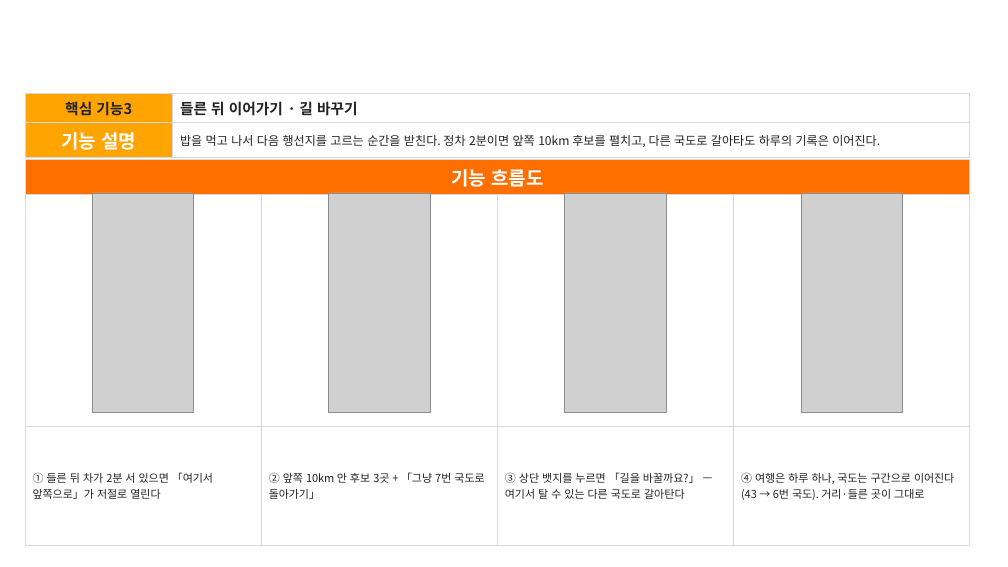
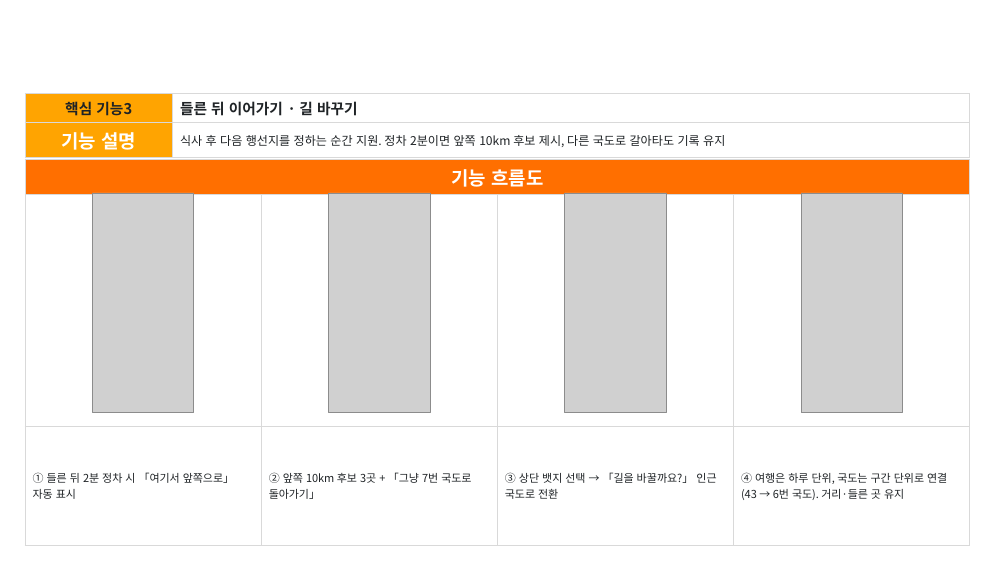
Before and after one commit to Hyee0ne/p-trip, a slide deck: slide 7 of docs/기능설명서_P의여행.pptx. Drawn at 1008x567 pixels with LibreOffice and Linux fonts; fonts in the diff are those of the drawing; grey boxes stand for pictures; background and template pictures are left out. Boxes give left, top, right and bottom in pixels: in the first picture for what was removed or moved away, otherwise in the second. Text is boxed around its words. In the diff, an @@ line names an element or a change of style, - is before the commit and + after.

```diff
--- a/docs/기능설명서_P의여행.pptx
+++ b/docs/기능설명서_P의여행.pptx
@@ table at [25,94,970,154] @@
-row 2, column 2: 밥을 먹고 나서 다음 행선지를 고르는 순간을 받친다. 정차 2분이면 앞쪽 10km 후보를 펼치고, 다른 국도로 갈아타도 하루의 기록은 이어진다.
+row 2, column 2: 식사 후 다음 행선지를 정하는 순간 지원. 정차 2분이면 앞쪽 10km 후보 제시, 다른 국도로 갈아타도 기록 유지
@@ table at [25,160,969,541] @@
-row 3: ① 들른 뒤 차가 2분 서 있으면 「여기서 앞쪽으로」가 저절로 열린다 | ② 앞쪽 10km 안 후보 3곳 + 「그냥 7번 국도로 돌아가기」 | ③ 상단 뱃지를 누르면 「길을 바꿀까요?」 — 여기서 탈 수 있는 다른 국도로 갈아탄다 | ④ 여행은 하루 하나, 국도는 구간으로 이어진다 (43 → 6번 국도). 거리·들른 곳이 그대로
+row 3: ① 들른 뒤 2분 정차 시 「여기서 앞쪽으로」 자동 표시 | ② 앞쪽 10km 후보 3곳 + 「그냥 7번 국도로 돌아가기」 | ③ 상단 뱃지 선택 → 「길을 바꿀까요?」 인근 국도로 전환 | ④ 여행은 하루 단위, 국도는 구간 단위로 연결(43 → 6번 국도). 거리·들른 곳 유지
```
Also in this commit, not shown: 9 other slides changed, 2 other files.
